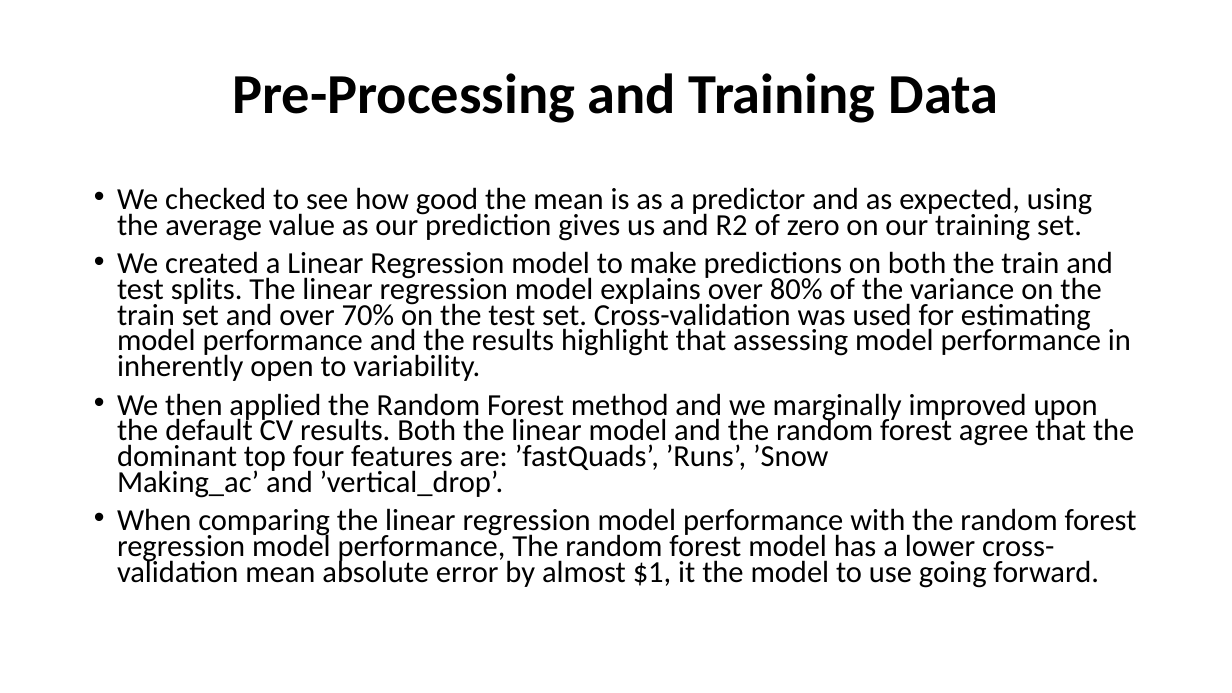
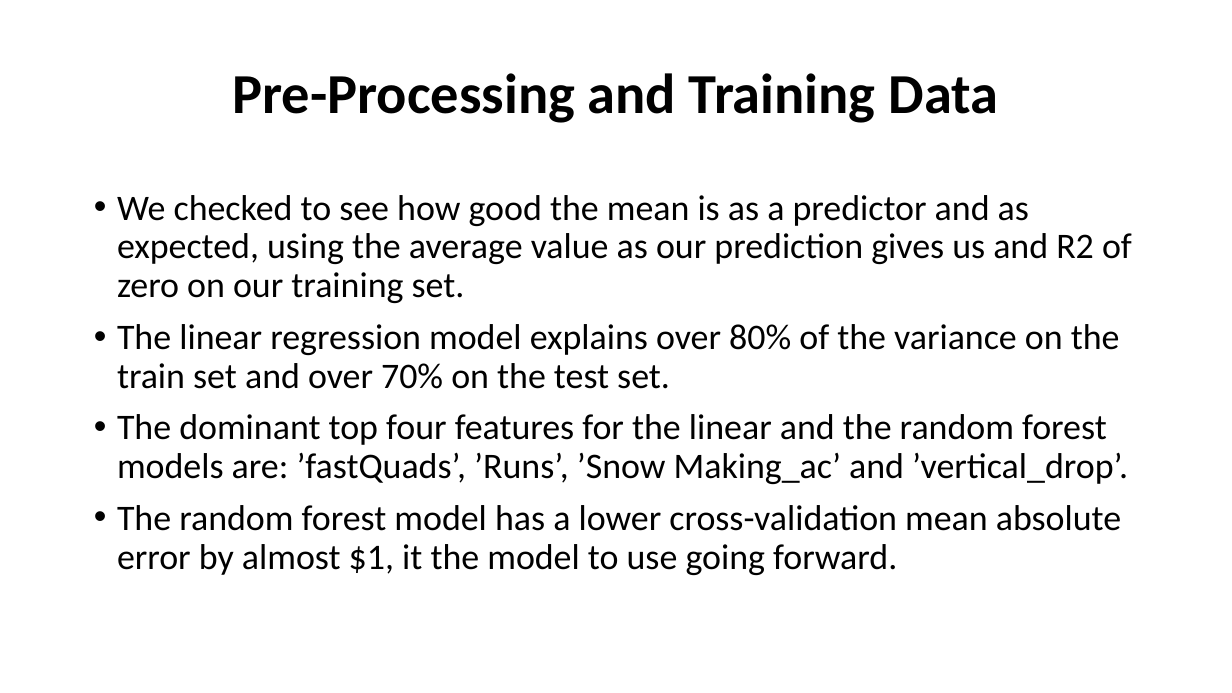
Before and after one commit to reneeylewis/Springboard-Projects, a slide deck: slide 8 of GuidedCapstone - Ski Resort/Step Seven - Slide Deck/Guided Capstone Slide Deck.pptx (slide 5 before the commit). Drawn at 1232x693 pixels with LibreOffice and Linux fonts; fonts in the diff are those of the drawing. Boxes give left, top, right and bottom in pixels: in the first picture for what was removed or moved away, otherwise in the second. Text is boxed around its words. In the diff, an @@ line names an element or a change of style, - is before the commit and + after.

```diff
--- a/GuidedCapstone - Ski Resort/Step Seven - Slide Deck/Guided Capstone Slide Deck.pptx
+++ b/GuidedCapstone - Ski Resort/Step Seven - Slide Deck/Guided Capstone Slide Deck.pptx
@@ text at (x1=117, y1=195, x2=1132, y2=303): size 23.8 to 28 pt in "We checked to see how good the ..."; line spacing 0.7 to 0.9 @@
@@ text at (x1=117, y1=324, x2=1128, y2=575): text changed; size 23.8 to 28 pt @@
-• We created a Linear Regression model to make predictions on both the train and test splits. The linear regression model explains over 80% of the variance on the train set and over 70% on the test set. Cross-validation was used for estimating model performance and the results highlight that assessing model performance in inherently open to variability.
-• We then applied the Random Forest method and we marginally improved upon the default CV results. Both the linear model and the random forest agree that the dominant top four features are: ’fastQuads’, ’Runs’, ’Snow Making_ac’ and ’vertical_drop’.
-• When comparing the linear regression model performance with the random forest regression model performance, The random forest model has a lower cross-validation mean absolute error by almost $1, it the model to use going forward.
+• The linear regression model explains over 80% of the variance on the train set and over 70% on the test set.
+• The dominant top four features for the linear and the random forest models are: ’fastQuads’, ’Runs’, ’Snow Making_ac’ and ’vertical_drop’.
+• The random forest model has a lower cross-validation mean absolute error by almost $1, it the model to use going forward.
```
Also in this commit, not shown: 5 other slides changed, 3 slides added, 1 other file.
